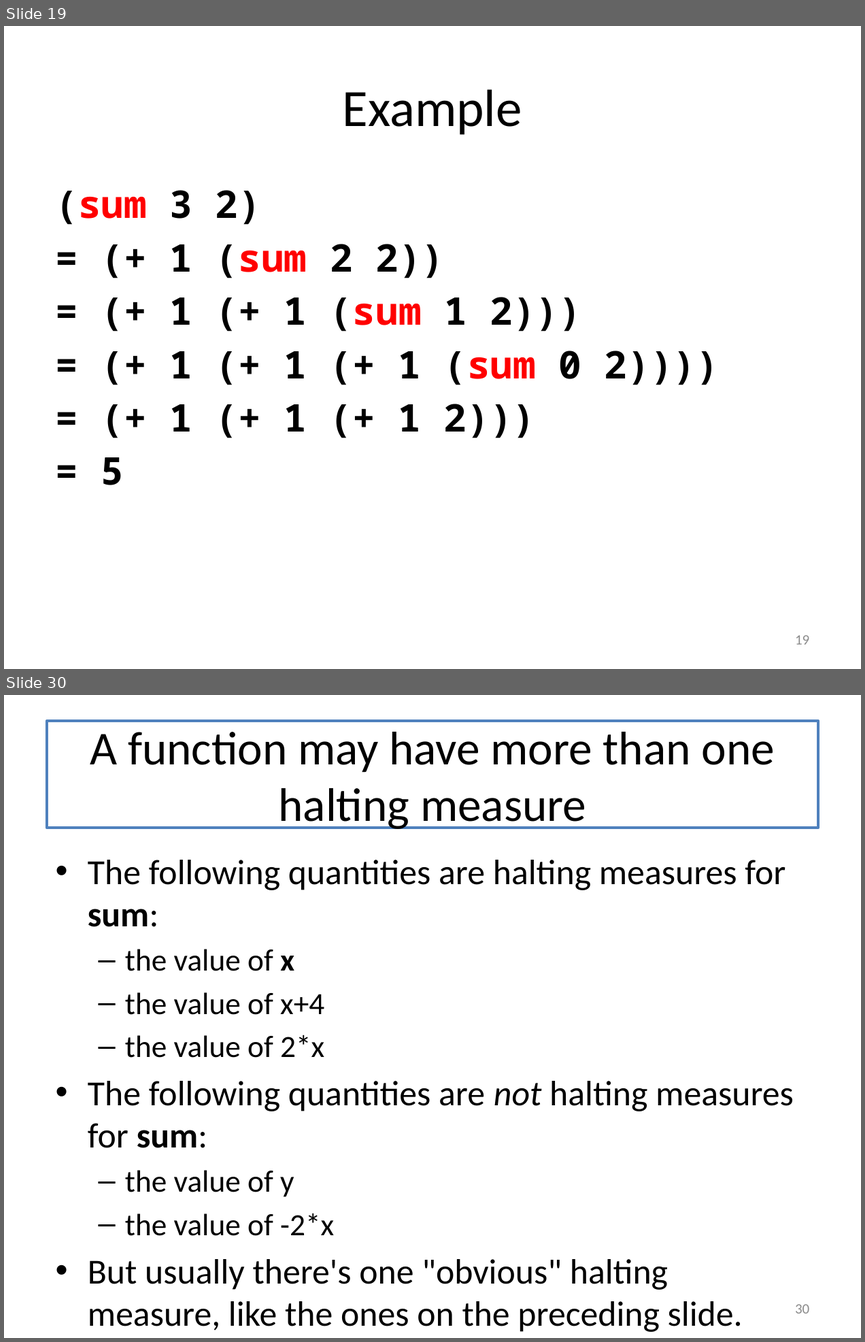
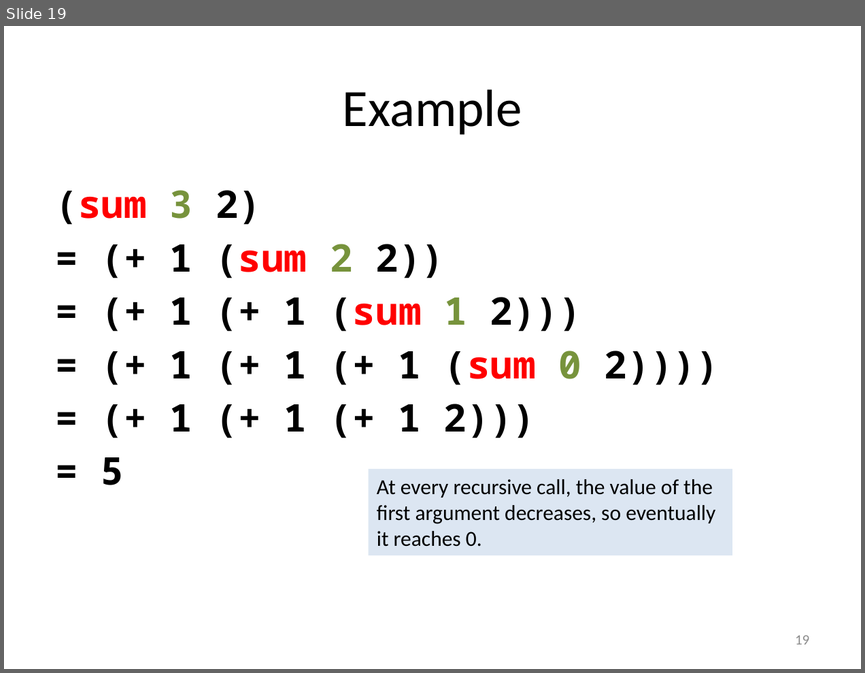
Before and after one commit to mwand/cs5010f17, a slide deck: Slides/Lesson 5.6 More About Recursive Data Types.pptx. Shown one above the other, each under a label of ours: slides 19 and 30 before the commit, slide 19 after it; the slides between them are not shown. The pictures are 865x1342 and 865x673 pixels, drawn with LibreOffice and Linux fonts; fonts in the diff are those of the drawing. Boxes give left, top, right and bottom in pixels: in the first picture for what was removed or moved away, otherwise in the second. Text is boxed around its words. In the diff, an @@ line names an element or a change of style, - is before the commit and + after.

```diff
--- a/Slides/Lesson 5.6 More About Recursive Data Types.pptx
+++ b/Slides/Lesson 5.6 More About Recursive Data Types.pptx
@@ slide 30 removed at (x1=4, y1=695, x2=861, y2=1338), background #FFFFFF @@
@@ title removed at (x1=47, y1=721, x2=818, y2=828) @@
-A function may have more than one halting measure
@@ text removed at (x1=88, y1=860, x2=793, y2=1331) @@
-• The following quantities are halting measures for sum:
-  – the value of x
-  – the value of x+4
-  – the value of 2*x
-• The following quantities are not halting measures for sum:
-  – the value of y
-  – the value of -2*x
-• But usually there's one "obvious" halting measure, like the ones on the preceding slide.
@@ page number removed at (x1=795, y1=1304, x2=809, y2=1313) @@
-30
@@ slide 19 changed as well @@
@@ text at (x1=56, y1=190, x2=719, y2=385): text colour #000000 to #77933C in "3", "2", "1", "0" @@
@@ rectangle added at (x1=368, y1=469, x2=732, y2=556), fill #DCE6F2, 18 pt, text #000000 @@
+At every recursive call, the value of the first argument decreases, so eventually it reaches 0.
```
Also in this commit, not shown: 4 other slides changed, 3 slides added, 17 other slides removed.
